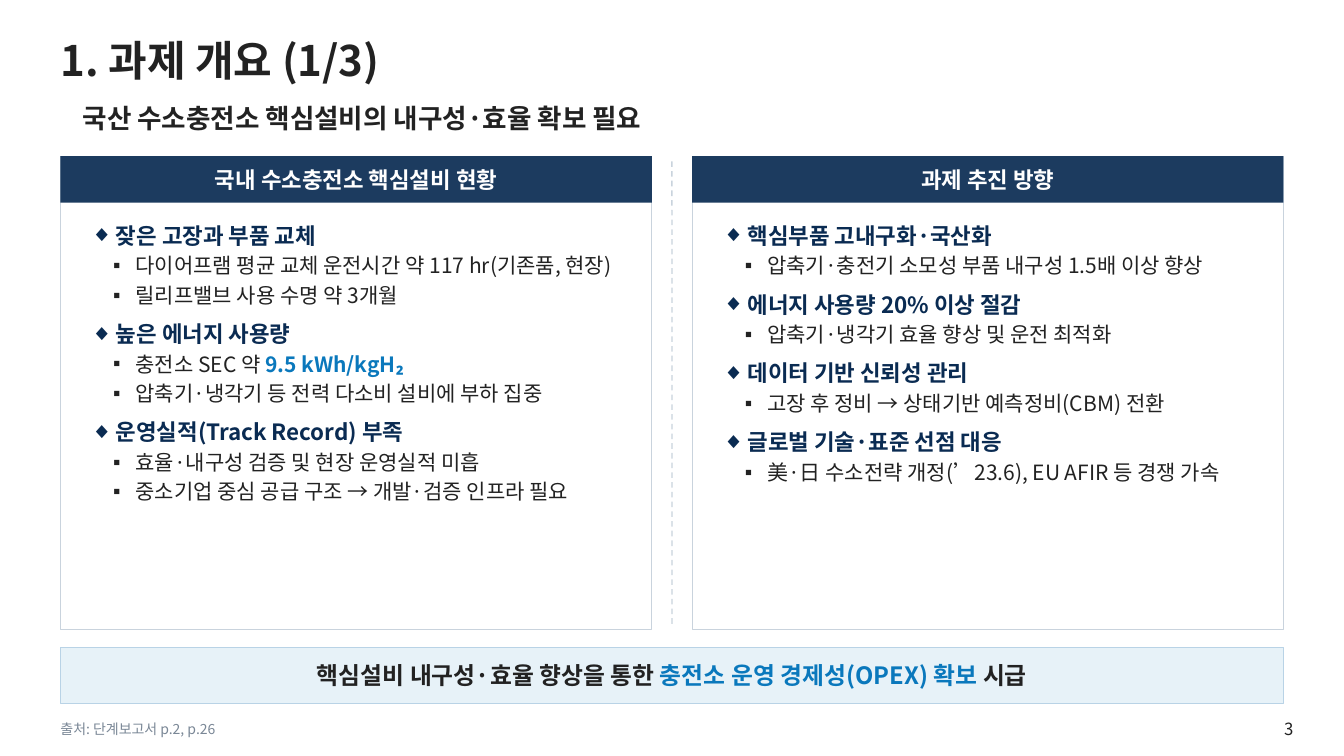
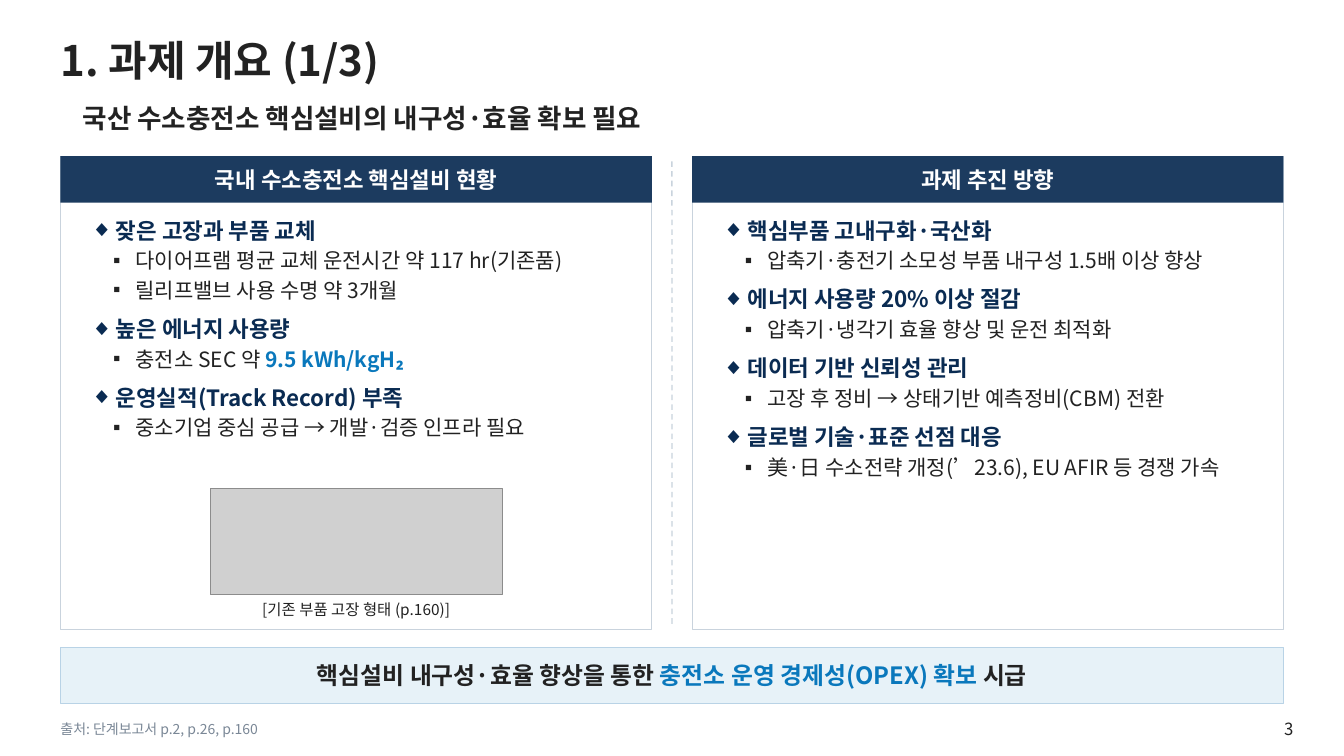
Before and after one commit to jungdw180-debug/h2, a slide deck: slide 3 of slides/1단계_단계평가_본평가판.pptx. Drawn at 1344x756 pixels with LibreOffice and Linux fonts; fonts in the diff are those of the drawing; grey boxes stand for pictures; background and template pictures are left out. Boxes give left, top, right and bottom in pixels: in the first picture for what was removed or moved away, otherwise in the second. Text is boxed around its words. In the diff, an @@ line names an element or a change of style, - is before the commit and + after.

```diff
--- a/slides/1단계_단계평가_본평가판.pptx
+++ b/slides/1단계_단계평가_본평가판.pptx
@@ text "핵심부품 고내구화·국산화": place and size @@
-text "핵심부품 고내구화·국산화" at (748,225,1220,484)
+text "핵심부품 고내구화·국산화" at (748,220,1220,479)
@@ text at (136,250,562,272): text changed @@
-  ▪ 다이어프램 평균 교체 운전시간 약 117 hr(기존품, 현장)
+  ▪ 다이어프램 평균 교체 운전시간 약 117 hr(기존품)
@@ text at (136,383,543,403): paragraph removed @@
-  ▪ 압축기·냉각기 등 전력 다소비 설비에 부하 집중
@@ text at (136,417,525,437): text changed @@
-  ▪ 효율·내구성 검증 및 현장 운영실적 미흡
-  ▪ 중소기업 중심 공급 구조 → 개발·검증 인프라 필요
+  ▪ 중소기업 중심 공급 → 개발·검증 인프라 필요
@@ picture added at (211,489,503,595) @@
@@ text added at (262,602,450,619), 11 pt, text #222222 @@
+[기존 부품 고장 형태 (p.160)]
@@ text at (60,722,258,737): text changed @@
-출처: 단계보고서 p.2, p.26
+출처: 단계보고서 p.2, p.26, p.160
```
Also in this commit, not shown: 15 other slides changed, 9 slides added, 1 slide removed, 5 other files.
